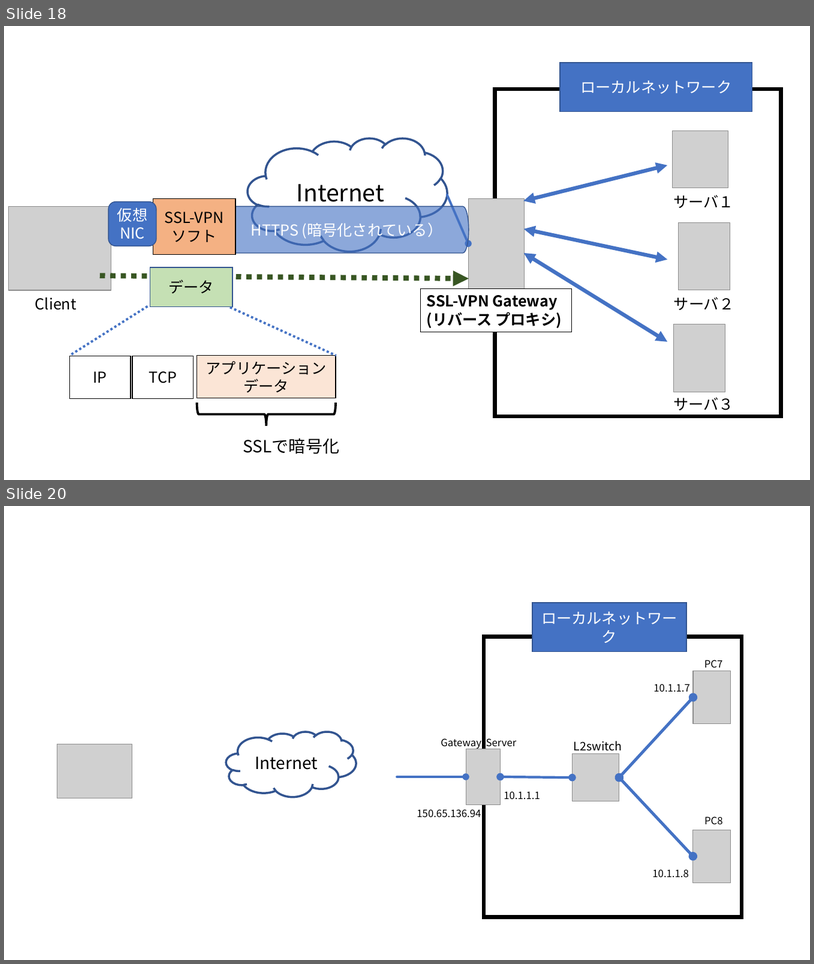
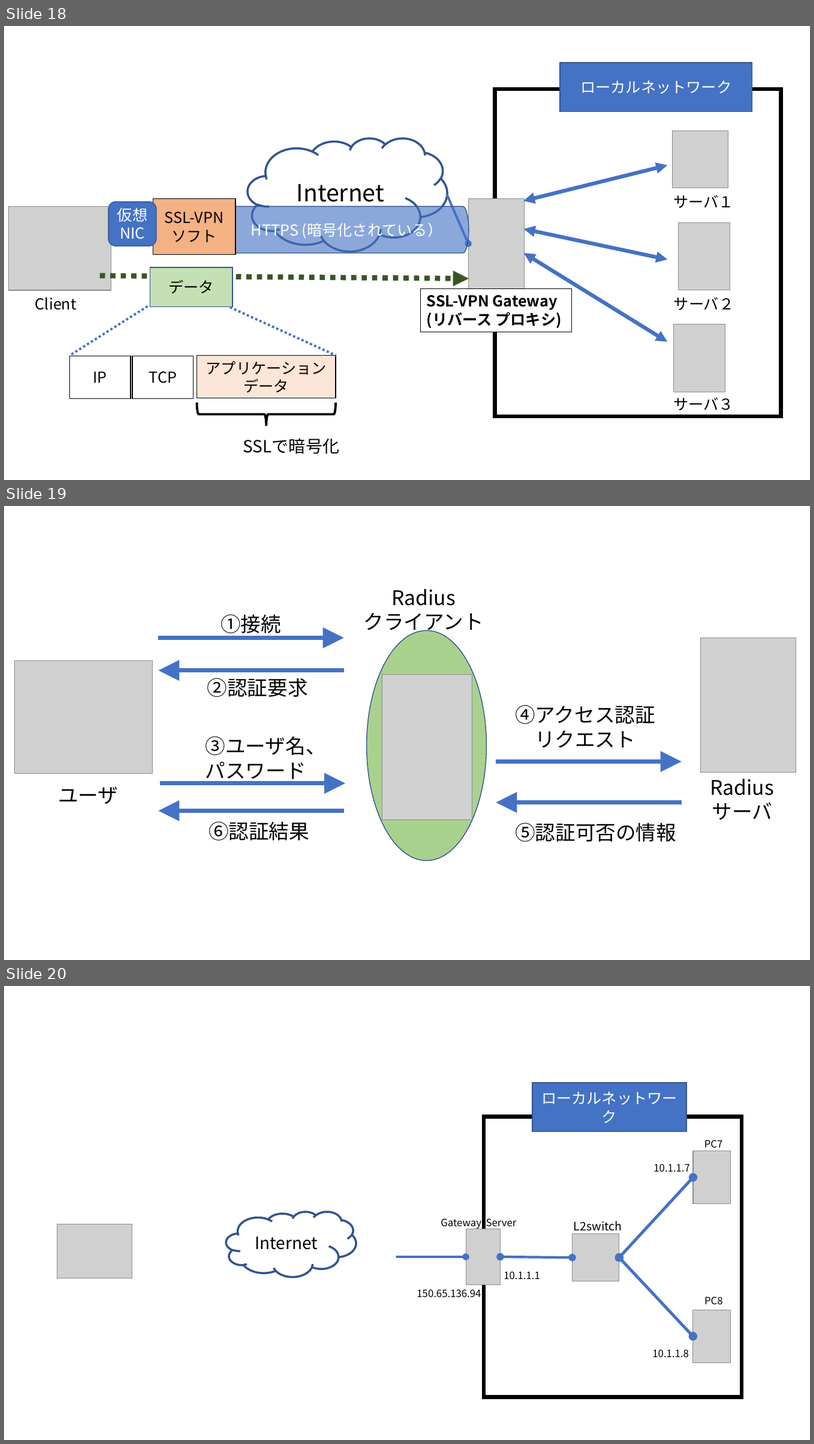
Before and after one commit to Alice-to-Bob/Graduate_School, a slide deck: SUBTHEME/graphs/network_archtecture.pptx. Shown one above the other, each under a label of ours: slides 18 and 20 before the commit, slides 18, 19 and 20 after it; the slides between them are not shown. The pictures are 814x964 and 814x1444 pixels, drawn with LibreOffice and Linux fonts; fonts in the diff are those of the drawing; grey boxes stand for pictures. Boxes give left, top, right and bottom in pixels: in the first picture for what was removed or moved away, otherwise in the second. Text is boxed around its words. In the diff, an @@ line names an element or a change of style, - is before the commit and + after.

```diff
--- a/SUBTHEME/graphs/network_archtecture.pptx
+++ b/SUBTHEME/graphs/network_archtecture.pptx
@@ slide 19 added at (4, 506, 810, 960), background #FFFFFF @@
@@ text added at (364, 589, 484, 635), 24 pt, text #000000 @@
+Radius
+クライアント
@@ text added at (221, 614, 281, 637), 24 pt, text #000000 @@
+①接続
@@ ellipse added at (367, 631, 487, 861), fill #A9D18E, outline #325491 1 pt @@
@@ arrow added from (158, 638) to (344, 638), #4472C4 5 pt @@
@@ picture added at (701, 638, 797, 772) @@
@@ picture added at (15, 661, 153, 774) @@
@@ arrow added from (344, 670) to (158, 670), #4472C4 5 pt @@
@@ text added at (207, 678, 308, 697), 24 pt, text #000000 @@
+②認証要求
@@ picture added at (383, 674, 473, 819) @@
@@ text added at (515, 705, 656, 748), 24 pt, text #000000 @@
+④アクセス認証
+リクエスト
@@ text added at (206, 736, 326, 783), 24 pt, text #000000 @@
+③ユーザ名、
+パスワード
@@ arrow added from (497, 761) to (682, 761), #4472C4 5 pt @@
@@ text added at (58, 786, 118, 804), 24 pt, text #000000 @@
+ユーザ
@@ arrow added from (160, 783) to (346, 783), #4472C4 5 pt @@
@@ text added at (711, 778, 774, 820), 24 pt, text #000000 @@
+Radius
+サーバ
@@ arrow added from (344, 810) to (158, 810), #4472C4 5 pt @@
@@ arrow added from (682, 802) to (497, 802), #4472C4 5 pt @@
@@ text added at (209, 821, 309, 840), 24 pt, text #000000 @@
+⑥認証結果
@@ text added at (515, 822, 677, 841), 24 pt, text #000000 @@
+⑤認証可否の情報
```
Also in this commit, not shown: 6 slides changed, 1 slide removed, 17 other files.
